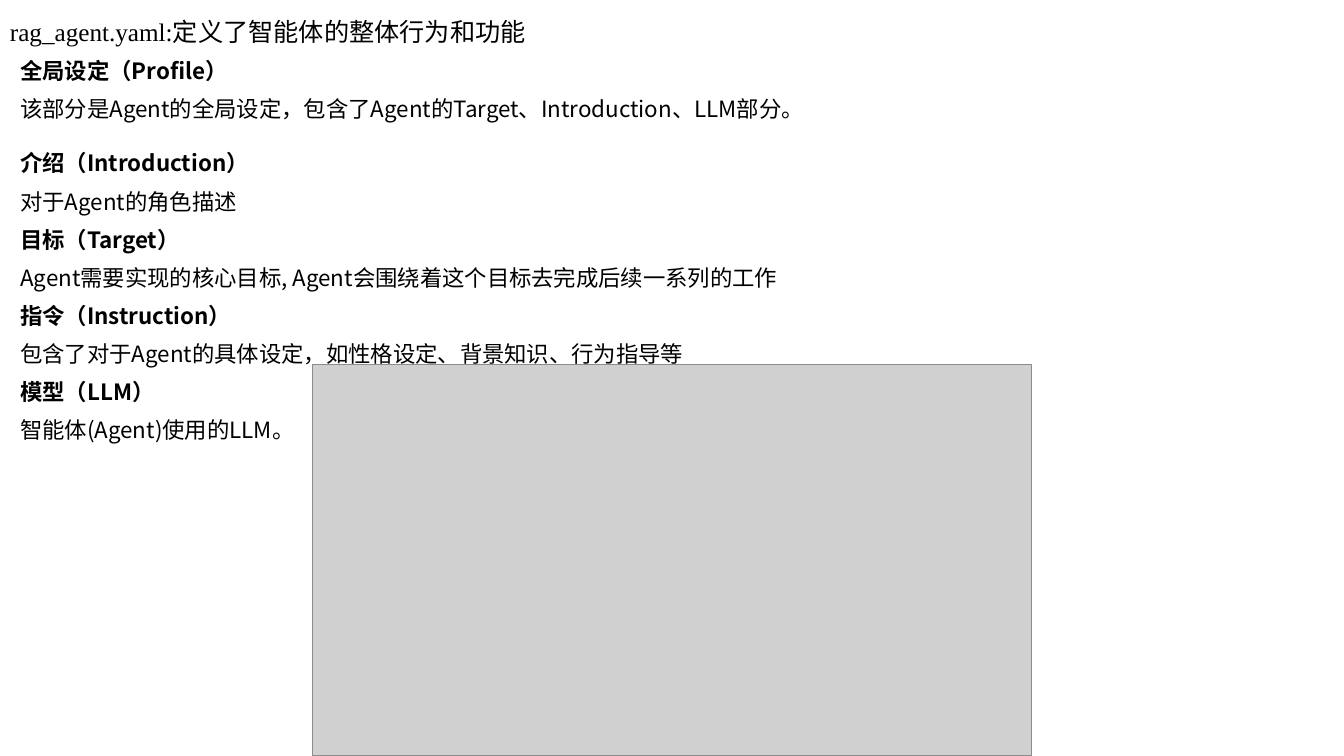
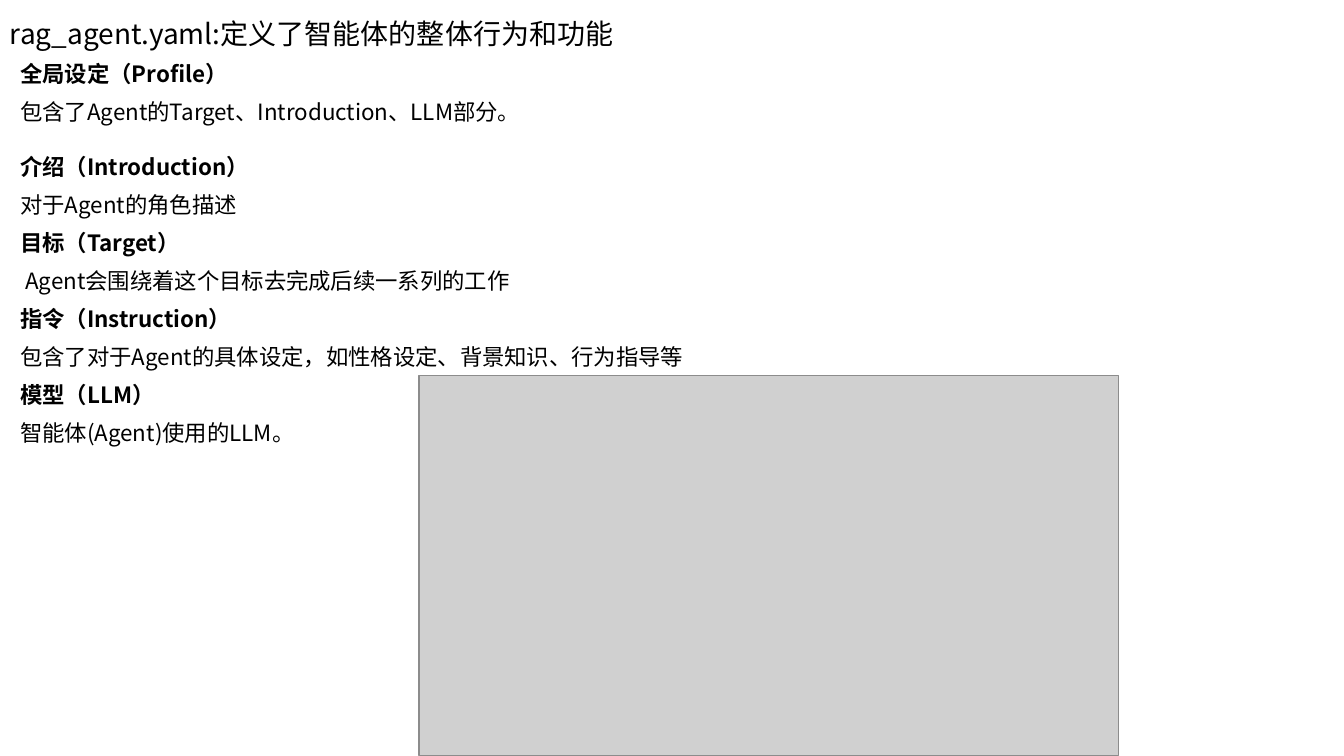
Before and after one commit to C32-SoundTech/SoundTech, a slide deck: slide 2 of docs/wswCR7/软工实践-11-13.pptx. Drawn at 1344x756 pixels with LibreOffice and Linux fonts; fonts in the diff are those of the drawing; grey boxes stand for pictures. Boxes give left, top, right and bottom in pixels: in the first picture for what was removed or moved away, otherwise in the second. Text is boxed around its words. In the diff, an @@ line names an element or a change of style, - is before the commit and + after.

```diff
--- a/docs/wswCR7/软工实践-11-13.pptx
+++ b/docs/wswCR7/软工实践-11-13.pptx
@@ text "rag_agent.yaml:定义了智能体的整体行为和功能" at (x1=10, y1=20, x2=613, y2=51): size 18 to 20 pt, font Times New Roman to Noto Sans CJK SC @@
@@ text at (x1=20, y1=101, x2=520, y2=126): text changed @@
-该部分是Agent的全局设定，包含了Agent的Target、Introduction、LLM部分。
+包含了Agent的Target、Introduction、LLM部分。
@@ text at (x1=25, y1=270, x2=509, y2=295): text changed @@
-Agent需要实现的核心目标, Agent会围绕着这个目标去完成后续一系列的工作
+Agent会围绕着这个目标去完成后续一系列的工作
@@ picture resized from (x1=313, y1=365, x2=1031, y2=756) to (x1=419, y1=376, x2=1119, y2=756) @@
```
Also in this commit, not shown: 5 other slides changed, 1 slide added.
